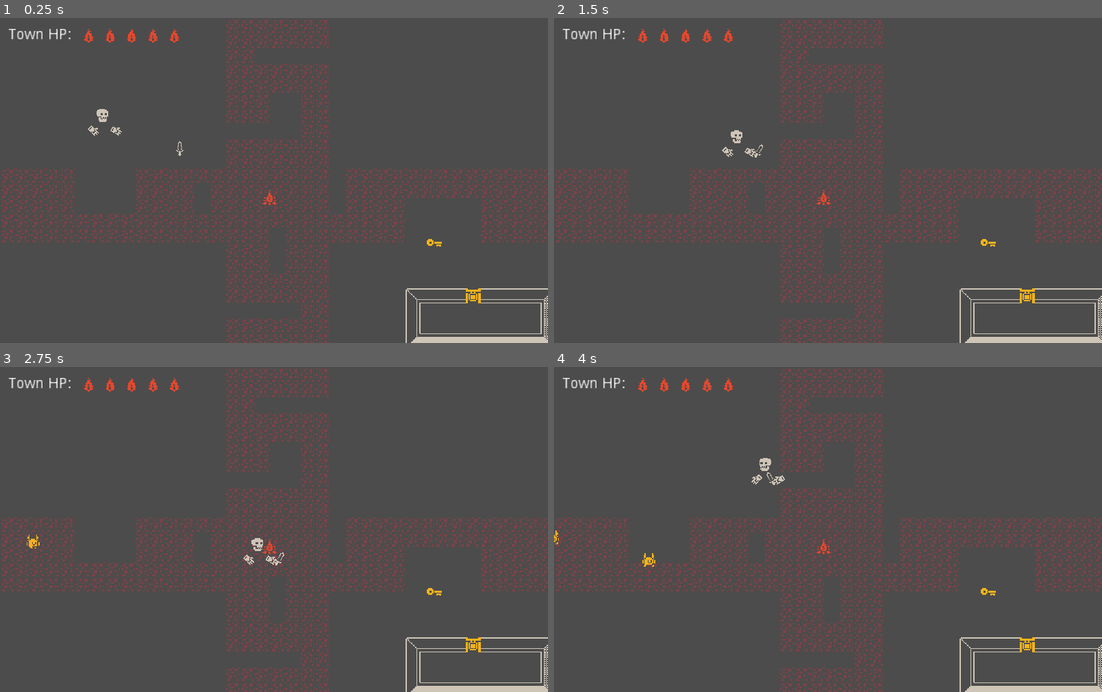
Above: before the commit, frames 1-4 (two rows, left to right).
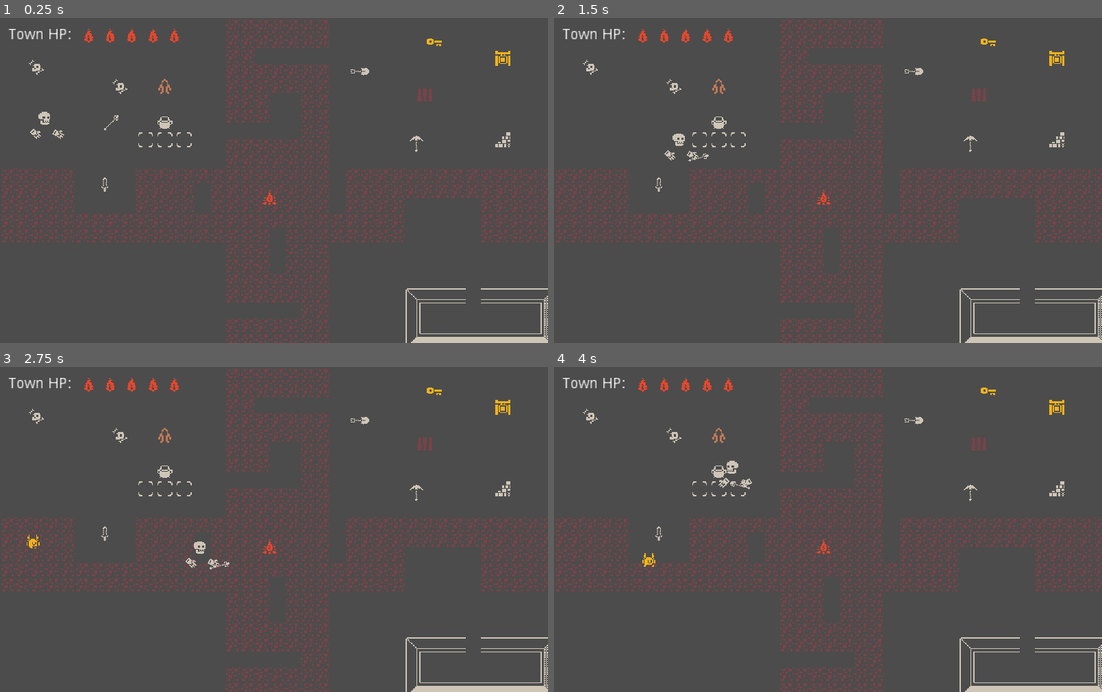
Above: after the commit, the same moments.

Repository: dw3nt/mizjam1
Game: Godot game, scene res://Playground.tscn
Same seed, same stepped clock (60 frames per second), same inputs: the game is played once before the commit and once after it.
Inputs (mouse positions are in pixels of both pictures, inside the frame that each line leads up to):
- Up to frame 1 (0.25 s): no input
- Up to frame 2 (1.5 s): tap Enter at 0.5 s; move the mouse to (948, 164) at 0.52 s; hold D (move_right) 0.53-1.28 s; tap Q (pick_up_left) at 0.6 s; click (948, 164) at 0.67 s; move the mouse to (718, 196) at 1.27 s; hold S (move_down) from 1.28 s (still down); tap E (pick_up_right) at 1.35 s
- Up to frame 3 (2.75 s): move the mouse to (328, 458) at 2.02 s; release S (move_down) at 2.03 s; press the mouse at (328, 458) at 2.03 s; hold D (move_right) from 2.03 s (still down)
- Up to frame 4 (4 s): move the mouse to (800, 594) at 2.77 s; release D (move_right) at 2.78 s; release the mouse at (800, 594) at 2.78 s; hold W (move_up) 2.78-3.53 s; right-click (800, 594) at 2.85 s; click (800, 594) at 2.92 s; move the mouse to (992, 578) at 3.52 s; hold A (move_left) from 3.53 s (still down); tap Q (pick_up_left) at 3.6 s

The runs differ from the first frame. In frame 1, 0.9% of the frame differs, in the area x 5-94%, y 6-88%; in frame 2, 0.9%; in frame 3, 0.9%; in frame 4, 0.9%, in the area x 0-94%, y 6-88%.

Commit message:
cauldron creates minions

Diff:
--- a/LevelPlayManager.gd
+++ b/LevelPlayManager.gd
@@ -13,7 +13,6 @@
 
 
 func _on_Goal_updated_hp(diff):
-    print(diff)
     if diff < 0:
         ui.removeTownHp()
     else:
--- a/Playground.tscn
+++ b/Playground.tscn
@@ -9,7 +9,15 @@
 [ext_resource path="res://ui/UI.tscn" type="PackedScene" id=7]
 [ext_resource path="res://objects/Sword.tscn" type="PackedScene" id=8]
 [ext_resource path="res://objects/Goal.tscn" type="PackedScene" id=9]
+[ext_resource path="res://objects/BreakableWall.tscn" type="PackedScene" id=10]
 [ext_resource path="res://FloorTiles.tscn" type="PackedScene" id=11]
+[ext_resource path="res://objects/DiggableDirt.tscn" type="PackedScene" id=12]
+[ext_resource path="res://objects/Shovel.tscn" type="PackedScene" id=13]
+[ext_resource path="res://objects/Pickaxe.tscn" type="PackedScene" id=14]
+[ext_resource path="res://objects/Cauldron.tscn" type="PackedScene" id=15]
+[ext_resource path="res://objects/Bones.tscn" type="PackedScene" id=16]
+[ext_resource path="res://objects/MageCloak.tscn" type="PackedScene" id=17]
+[ext_resource path="res://objects/MageStaff.tscn" type="PackedScene" id=18]
 
 [node name="Playground" type="Node2D"]
 script = ExtResource( 5 )
@@ -21,7 +29,7 @@
 tile_data = PoolIntArray( -262129, 0, 0, -262128, 0, 0, -262127, 0, 0, -262126, 0, 0, -262125, 0, 0, -262124, 0, 0, -26 …(5960 unchanged characters)…
 
 [node name="Player" parent="." instance=ExtResource( 1 )]
-position = Vector2( 96, 96 )
+position = Vector2( 42, 99 )
 
 [node name="Goal" parent="." instance=ExtResource( 9 )]
 position = Vector2( 252, 168 )
@@ -37,16 +45,47 @@
 
 [node name="EnemyWrap" type="Node2D" parent="."]
 
+[node name="MinionWrap" type="Node2D" parent="."]
+
 [node name="Walls" parent="." instance=ExtResource( 3 )]
 tile_data = PoolIntArray( 1179675, 0, 0, 1179676, 0, 1, 1179677, 0, 1, 1179678, 0, 1, 1179680, 0, 1, 1179681, 0, 1, 117 …(318 unchanged characters)…
 
 [node name="LockedDoor" parent="." instance=ExtResource( 6 )]
-position = Vector2( 434, 252 )
+position = Vector2( 462, 30 )
 
 [node name="Key" parent="." instance=ExtResource( 4 )]
-position = Vector2( 406, 210 )
+position = Vector2( 406, 22 )
 
 [node name="UI" parent="." instance=ExtResource( 7 )]
 
 [node name="Sword" parent="." instance=ExtResource( 8 )]
-position = Vector2( 168, 126 )
+position = Vector2( 98, 160 )
+
+[node name="BreakableWall" parent="." instance=ExtResource( 10 )]
+position = Vector2( 462, 106 )
+hits = 1
+
+[node name="PickupAble" parent="." instance=ExtResource( 14 )]
+position = Vector2( 392, 122 )
+
+[node name="Shovel" parent="." instance=ExtResource( 13 )]
+position = Vector2( 336, 50 )
+
+[node name="DiggableDirt" parent="." instance=ExtResource( 12 )]
+position = Vector2( 389, 64 )
+
+[node name="Bones" parent="." instance=ExtResource( 16 )]
+position = Vector2( 34, 46 )
+
+[node name="Bones3" parent="." instance=ExtResource( 16 )]
+position = Vector2( 112, 64 )
+
+[node name="Cauldron" parent="." instance=ExtResource( 15 )]
+position = Vector2( 154, 98 )
+minionWrapPath = NodePath("../MinionWrap")
+
+[node name="MageCloak" parent="." instance=ExtResource( 17 )]
+position = Vector2( 154, 64 )
+
+[node name="MageStaff" parent="." instance=ExtResource( 18 )]
+position = Vector2( 104, 98 )
--- a/enemies/EnemySpawner.gd
+++ b/enemies/EnemySpawner.gd
@@ -33,5 +33,5 @@
 	inst.path = path
 	enemyWrap.add_child(inst)
 
-	spawnTimer.wait_time = rand_range(1, 3)
+	spawnTimer.wait_time = rand_range(5, 8)
 	spawnTimer.start()
--- /dev/null
+++ b/objects/Bones.tscn
@@ -0,0 +1,12 @@
+[gd_scene load_steps=2 format=2]
+
+[ext_resource path="res://objects/PickupAble.tscn" type="PackedScene" id=1]
+
+[node name="Bones" instance=ExtResource( 1 )]
+
+[node name="Sprite" parent="." index="1"]
+region_rect = Rect2( 0, 240, 16, 16 )
+
+[node name="Hitbox" parent="." index="2"]
+collision_layer = 4096
+collision_mask = 2048
--- a/objects/BreakableWall.gd
+++ b/objects/BreakableWall.gd
@@ -1,6 +1,5 @@
 extends StaticBody2D
 
-export var maxHits = 1
 export var hits = 0
 
 var hitRegions = [
@@ -8,15 +7,16 @@
     Rect2(16, 176, 16, 16),
     Rect2(32, 176, 16, 16),
 ]
+var maxHits = hitRegions.size()
 
 onready var sprite = $Sprite
 
 
 func _ready():
-    sprite.region_rect = hitRegions[0]
+    sprite.region_rect = hitRegions[hits]
 
 
-func handleHitboxHit():
+func handleHitboxHit(hitter):
     hits += 1
     if hits >= maxHits:
         queue_free()
--- /dev/null
+++ b/objects/Cauldron.gd
@@ -0,0 +1,52 @@
+extends StaticBody2D
+
+const RECIPES = [
+	{
+		"ingredients": ["Bones", "MageCloak", "MageStaff"],
+		"scene": preload("res://people/MageMinion.tscn")
+	}
+]
+
+export(NodePath) var minionWrapPath
+
+var itemsHeld = []
+
+onready var itemsHeldWrap = $ItemsHeld
+onready var spawnPoint = $SpawnPoint
+onready var minionWrap = get_node(minionWrapPath)
+
+
+func handleHitboxHit(hitter):
+	if itemsHeld.size() < 3:
+		var type = getSimpleFileName(hitter)
+		if itemsHeld.find(type) < 0:
+			itemsHeld.append(type)
+			var playerHand = hitter.get_parent()
+			playerHand.item = null
+
+			var item = hitter.duplicate()
+			hitter.queue_free()
+
+			item.position = Vector2.ZERO
+			itemsHeldWrap.get_child(itemsHeld.size() - 1).add_child(item)
+
+	if itemsHeld.size() >= 3:
+		itemsHeld = itemsHeld.sort()
+		for key in range(RECIPES.size()):
+			if itemsHeld == RECIPES[key]["ingredients"].sort():
+				print(RECIPES[key]["scene"])
+				var inst = RECIPES[key]["scene"].instance()
+				inst.global_position = spawnPoint.global_position
+				minionWrap.add_child(inst)
+
+
+func getSimpleFileName(obj):
+	var filename = obj.filename
+	var startPos = filename.find_last("/")
+	if startPos >= 0:
+		startPos += 1
+		var endPos = filename.find(".tscn", startPos)
+		if endPos >= 0:
+			return filename.substr(startPos, endPos - startPos)
+
+	return ""
--- /dev/null
+++ b/objects/Cauldron.tscn
@@ -0,0 +1,43 @@
+[gd_scene load_steps=4 format=2]
+
+[ext_resource path="res://assets/colored_transparent_packed.png" type="Texture" id=1]
+[ext_resource path="res://objects/Cauldron.gd" type="Script" id=2]
+
+[sub_resource type="CircleShape2D" id=1]
+radius = 6.0
+
+[node name="Cauldron" type="StaticBody2D"]
+collision_layer = 2050
+collision_mask = 0
+script = ExtResource( 2 )
+
+[node name="Sprite" type="Sprite" parent="."]
+texture = ExtResource( 1 )
+region_enabled = true
+region_rect = Rect2( 80, 224, 16, 16 )
+
+[node name="CollisionShape2D" type="CollisionShape2D" parent="."]
+shape = SubResource( 1 )
+
+[node name="ItemsHeld" type="Node2D" parent="."]
+position = Vector2( -18, 16 )
+
+[node name="Item1" type="Sprite" parent="ItemsHeld"]
+texture = ExtResource( 1 )
+region_enabled = true
+region_rect = Rect2( 608, 192, 16, 16 )
+
+[node name="Item2" type="Sprite" parent="ItemsHeld"]
+position = Vector2( 18, 0 )
+texture = ExtResource( 1 )
+region_enabled = true
+region_rect = Rect2( 608, 192, 16, 16 )
+
+[node name="Item3" type="Sprite" parent="ItemsHeld"]
+position = Vector2( 36, 0 )
+texture = ExtResource( 1 )
+region_enabled = true
+region_rect = Rect2( 608, 192, 16, 16 )
+
+[node name="SpawnPoint" type="Position2D" parent="."]
+position = Vector2( 0, -24 )
--- a/objects/DiggableDirt.gd
+++ b/objects/DiggableDirt.gd
@@ -2,7 +2,7 @@
 
 onready var sprite = $Sprite
 
-func handleHitboxHit():
+func handleHitboxHit(hitter):
     sprite.region_rect = Rect2(16, 0, 16, 16)
     set_collision_layer_bit(6, 0)
     set_collision_mask_bit(5, 0)
--- a/objects/LockedDoor.gd
+++ b/objects/LockedDoor.gd
@@ -1,5 +1,5 @@
 extends StaticBody2D
 
 
-func handleHitboxHit():
+func handleHitboxHit(hitter):
     queue_free()
--- a/objects/LockedDoor.tscn
+++ b/objects/LockedDoor.tscn
@@ -7,7 +7,7 @@
 extents = Vector2( 8, 8 )
 
 [node name="LockedDoor" type="StaticBody2D"]
-collision_layer = 16
+collision_layer = 18
 collision_mask = 0
 script = ExtResource( 2 )
 
--- /dev/null
+++ b/objects/MageCloak.tscn
@@ -0,0 +1,12 @@
+[gd_scene load_steps=2 format=2]
+
+[ext_resource path="res://objects/PickupAble.tscn" type="PackedScene" id=1]
+
+[node name="MageCloak" instance=ExtResource( 1 )]
+
+[node name="Sprite" parent="." index="1"]
+region_rect = Rect2( 608, 16, 16, 16 )
+
+[node name="Hitbox" parent="." index="2"]
+collision_layer = 4096
+collision_mask = 2048
--- /dev/null
+++ b/objects/MageStaff.tscn
@@ -0,0 +1,12 @@
+[gd_scene load_steps=2 format=2]
+
+[ext_resource path="res://objects/PickupAble.tscn" type="PackedScene" id=1]
+
+[node name="MageStaff" instance=ExtResource( 1 )]
+
+[node name="Sprite" parent="." index="1"]
+region_rect = Rect2( 512, 80, 16, 16 )
+
+[node name="Hitbox" parent="." index="2"]
+collision_layer = 4096
+collision_mask = 2048
--- a/objects/Pickaxe.tscn
+++ b/objects/Pickaxe.tscn
@@ -2,7 +2,7 @@
 
 [ext_resource path="res://objects/PickupAble.tscn" type="PackedScene" id=1]
 
-[node name="PickupAble" instance=ExtResource( 1 )]
+[node name="Pickaxe" instance=ExtResource( 1 )]
 
 [node name="PickUpDetect" parent="." index="0"]
 position = Vector2( -3, -5 )
--- a/objects/PickupAble.gd
+++ b/objects/PickupAble.gd
@@ -11,7 +11,7 @@
 
 
 func _on_Hitbox_area_entered(area):
-	area.handleHitboxHit()
+	area.handleHitboxHit(self)
 
 
 func _on_Hitbox_area_exited(area):
@@ -19,7 +19,7 @@
 
 
 func _on_Hitbox_body_entered(body):
-	body.handleHitboxHit()
+	body.handleHitboxHit(self)
 
 
 func _on_Hitbox_body_exited(body):
--- /dev/null
+++ b/people/MageMinion.tscn
@@ -0,0 +1,8 @@
+[gd_scene load_steps=2 format=2]
+
+[ext_resource path="res://people/Minion.tscn" type="PackedScene" id=1]
+
+[node name="MageMinion" instance=ExtResource( 1 )]
+
+[node name="Sprite" parent="." index="1"]
+region_rect = Rect2( 384, 16, 16, 16 )
--- /dev/null
+++ b/people/Minion.tscn
@@ -0,0 +1,17 @@
+[gd_scene load_steps=3 format=2]
+
+[ext_resource path="res://assets/colored_transparent_packed.png" type="Texture" id=1]
+
+[sub_resource type="CircleShape2D" id=1]
+radius = 6.0
+
+[node name="Minion" type="KinematicBody2D"]
+collision_mask = 2
+
+[node name="CollisionShape2D" type="CollisionShape2D" parent="."]
+shape = SubResource( 1 )
+
+[node name="Sprite" type="Sprite" parent="."]
+texture = ExtResource( 1 )
+region_enabled = true
+region_rect = Rect2( 16, 0, 16, 16 )
--- a/people/PlayerHand.gd
+++ b/people/PlayerHand.gd
@@ -13,7 +13,6 @@
 		get_tree().current_scene.add_child(itemDupe)
 		itemDupe.global_position = global_position
 
-	print(_item.name)
 	item = _item.duplicate()
 	_item.queue_free()
 
--- a/project.godot
+++ b/project.godot
@@ -84,6 +84,8 @@
 2d_physics/layer_9="breakable"
 2d_physics/layer_10="goal"
 2d_physics/layer_11="enemy"
+2d_physics/layer_12="cauldron"
+2d_physics/layer_13="ingredient"
 
 [rendering]
 
Not shown: 1 places in Playground.tscn that only renumber resources
